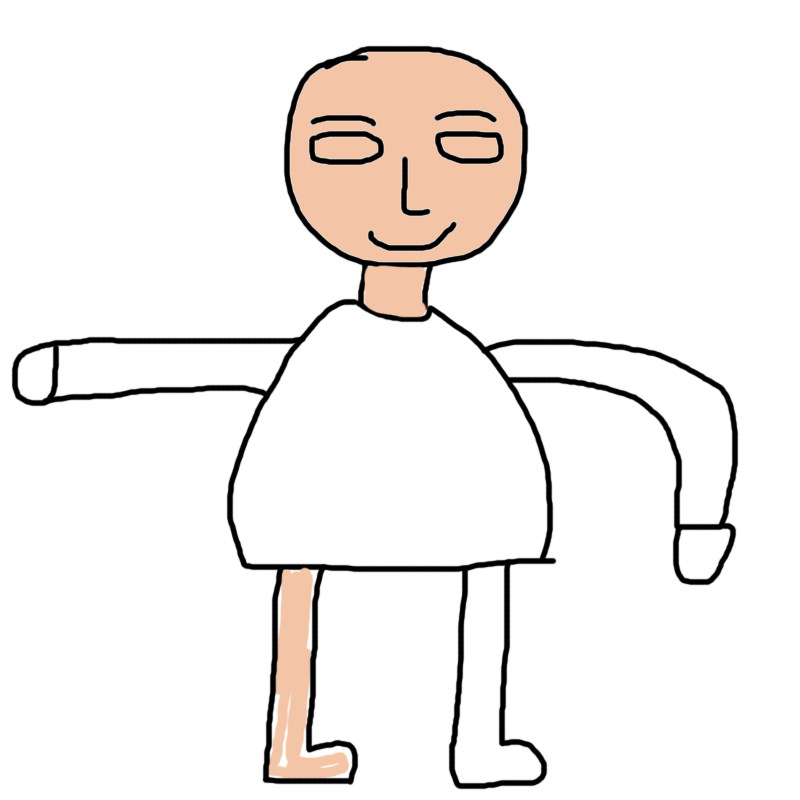
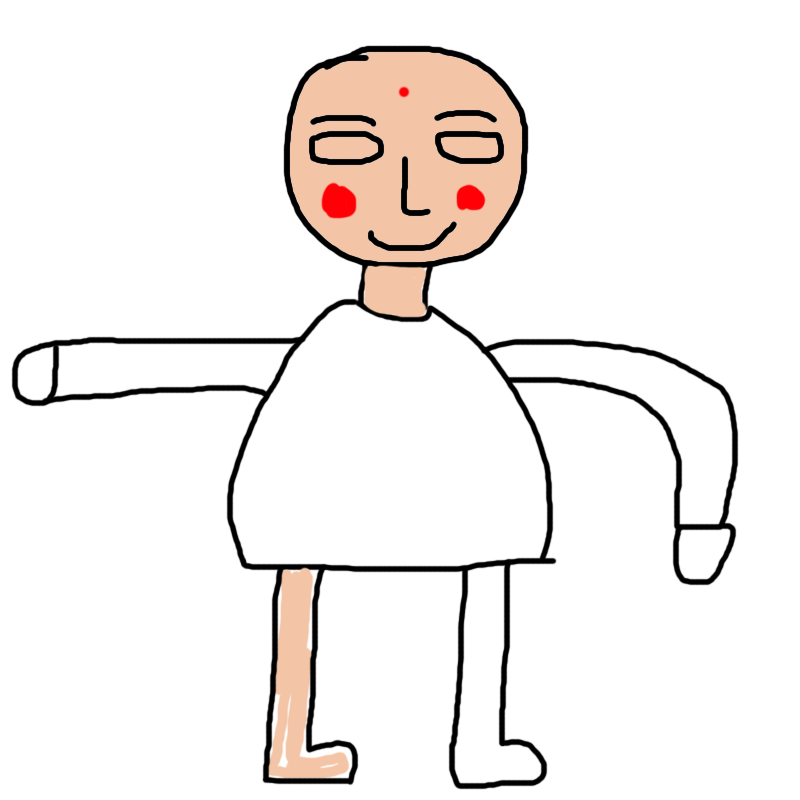
Two versions of the same layered image (800x800). Layer-by-layer changes:
added layer "图层 1 副本" above "图层 1" over [283, 45, 529, 269]
